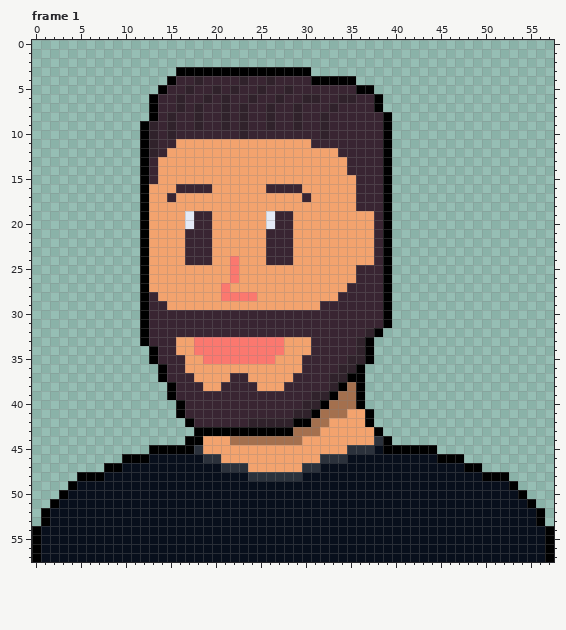
Pixel-art file -- ase files/characters/treinador melhorado.aseprite. The first picture shows the starting point.
58x58 pixels, 4 frames. Colours within 5 levels of each other are drawn and written as one. Shown: frame 1. The commit also changed other frames, which this record leaves out.
Now the later version:
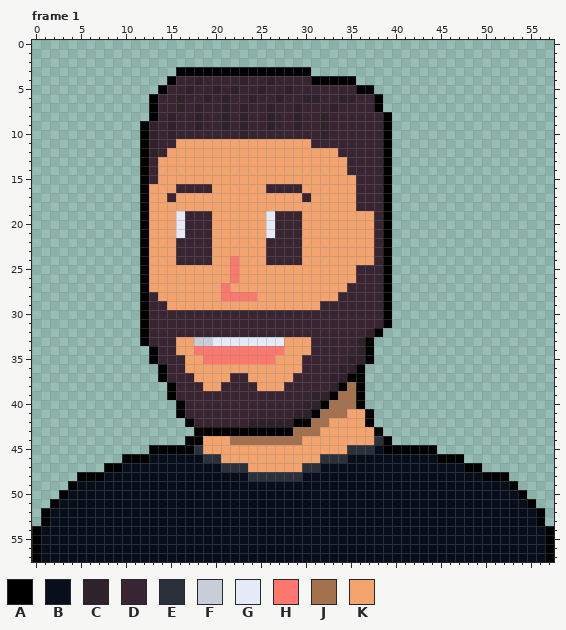
Palette (. is transparent): A #000000  B #080f1c  C #30222b  D #392532  E #2b313b  F #c8ced9  G #e4eaf6  H #fb786f  J #a4704e  K #f3a36e
The exact change:
--- frame 1
@@ x 14..31 @@
 18 KKKKKKKKKKKKKKKKKK
-19 KKKGDDKKKKKKGDDKKK
-20 KKKGDDKKKKKKGDDKKK
-21 KKKDDDKKKKKKDDDKKK
-22 KKKDDDKKKKKKDDDKKK
-23 KKKDDDKKKKKKDDDKKK
-24 KKKDDDKKHKKKDDDKKK
+19 KKGDDDKKKKKKGDDDKK
+20 KKGDDDKKKKKKGDDDKK
+21 KKGDDDKKKKKKGDDDKK
+22 KKDDDDKKKKKKDDDDKK
+23 KKDDDDKKKKKKDDDDKK
+24 KKDDDDKKHKKKDDDDKK
 25 KKKKKKKKHKKKKKKKKK
@@ x 16..29 @@
 32 DDDDDDDDDDDDDD
-33 KKHHHHHHHHHHKK
+33 KKFFGGGGGGGGKK
 34 KKHHHHHHHHHHKK
Pixel boxes of the changes (left, top, right, bottom) in both pictures:
changed: (176, 211, 194, 265)
changed: (266, 211, 302, 265)
changed: (194, 337, 284, 346)
